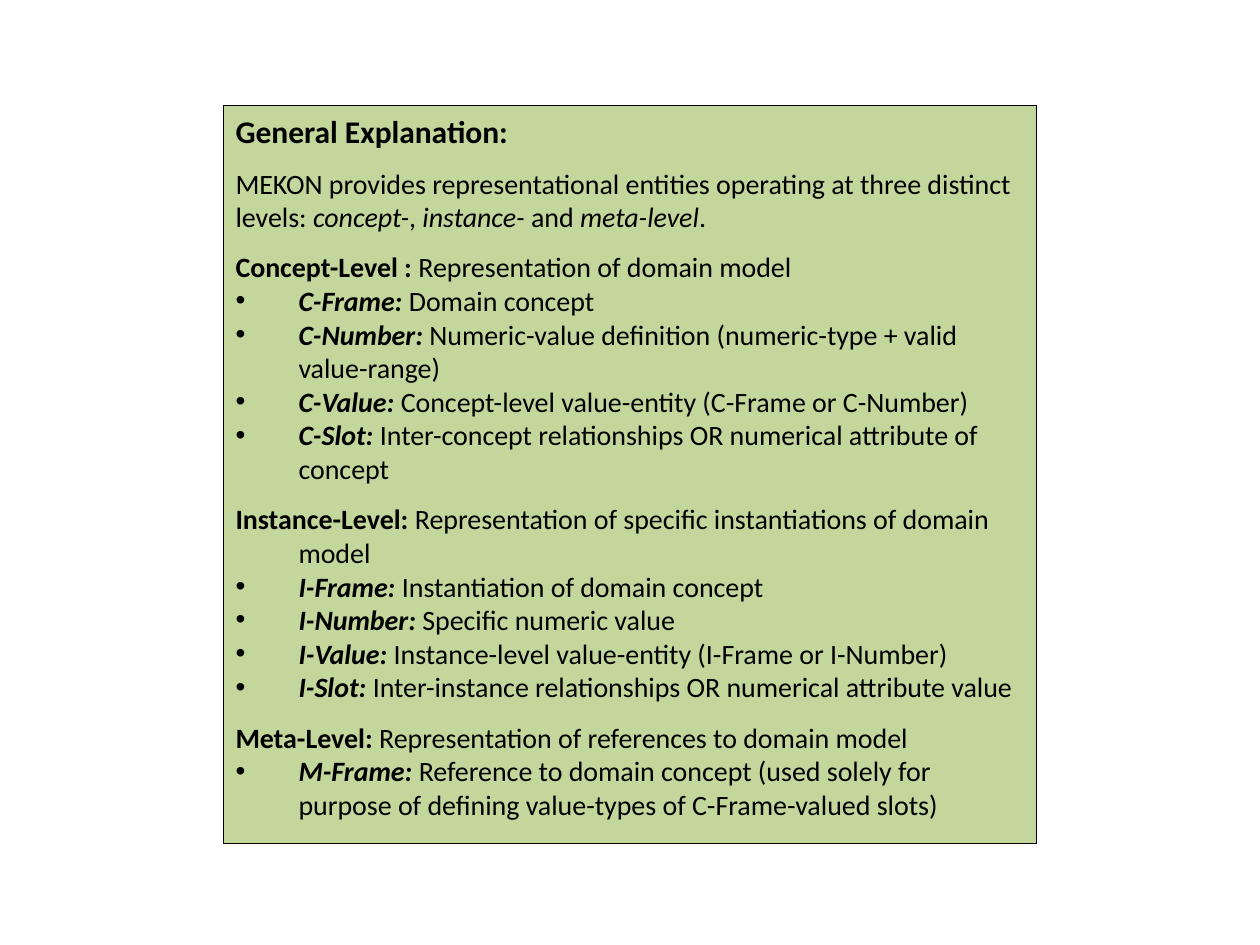
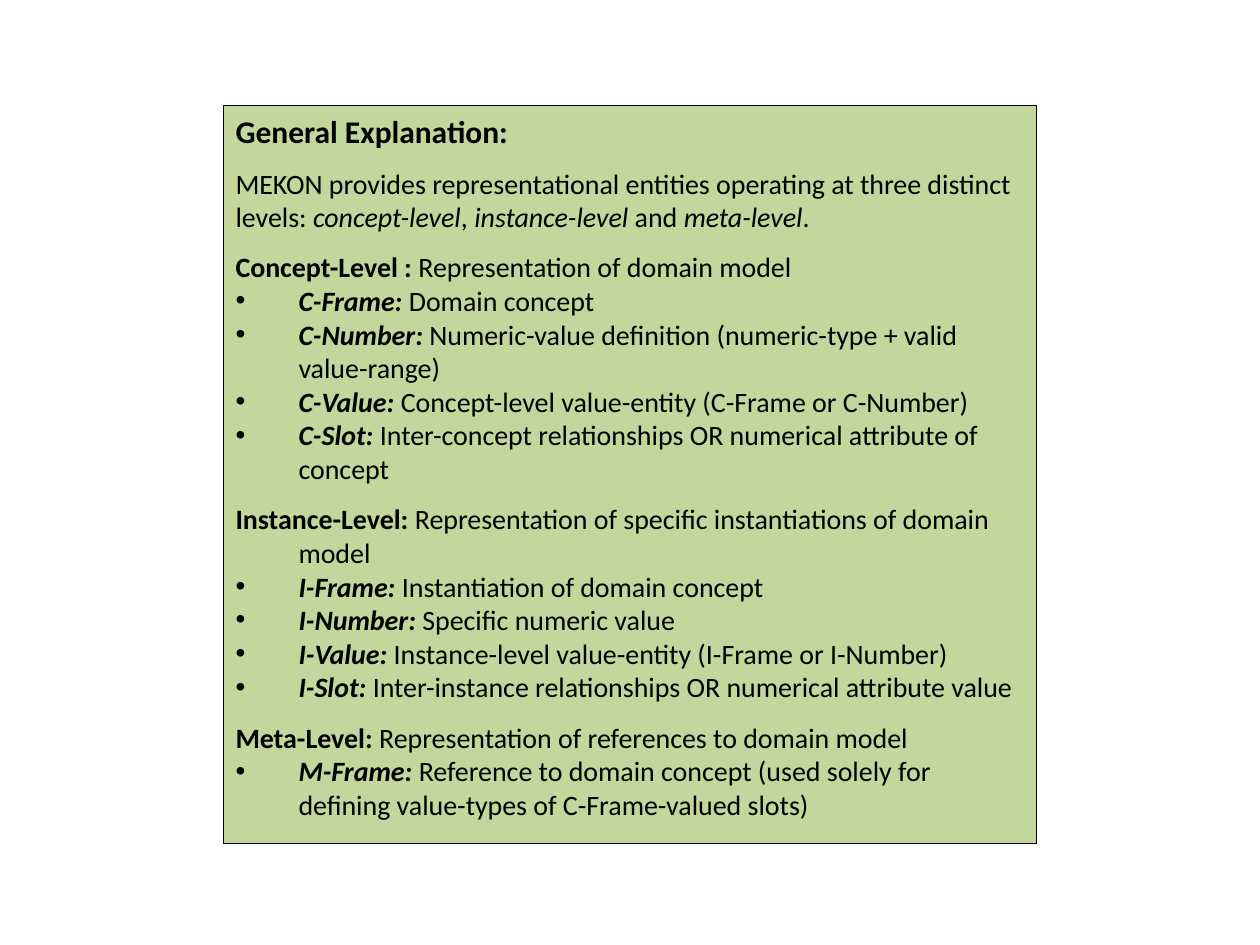
Before and after one commit to colin-puleston/mekon-hobo, a slide deck: slide 7 of docs/MEKON-HOBO Introductory Tutorial.pptx. Drawn at 1260x945 pixels with LibreOffice and Linux fonts; fonts in the diff are those of the drawing. Boxes give left, top, right and bottom in pixels: in the first picture for what was removed or moved away, otherwise in the second. Text is boxed around its words. In the diff, an @@ line names an element or a change of style, - is before the commit and + after.

```diff
--- a/docs/MEKON-HOBO Introductory Tutorial.pptx
+++ b/docs/MEKON-HOBO Introductory Tutorial.pptx
@@ text in rectangle at <box>236,174,1010,232</box>: text changed @@
-MEKON provides representational entities operating at three distinct levels: concept-, instance- and meta-level.
+MEKON provides representational entities operating at three distinct levels: concept-level, instance-level and meta-level.
@@ text in rectangle at <box>299,760,930,820</box>: text changed @@
-• M-Frame: Reference to domain concept (used solely for purpose of defining value-types of C-Frame-valued slots)
+• M-Frame: Reference to domain concept (used solely for defining value-types of C-Frame-valued slots)
```
Also in this commit, not shown: 15 other slides changed, 2 slides added, 2 slides removed.
